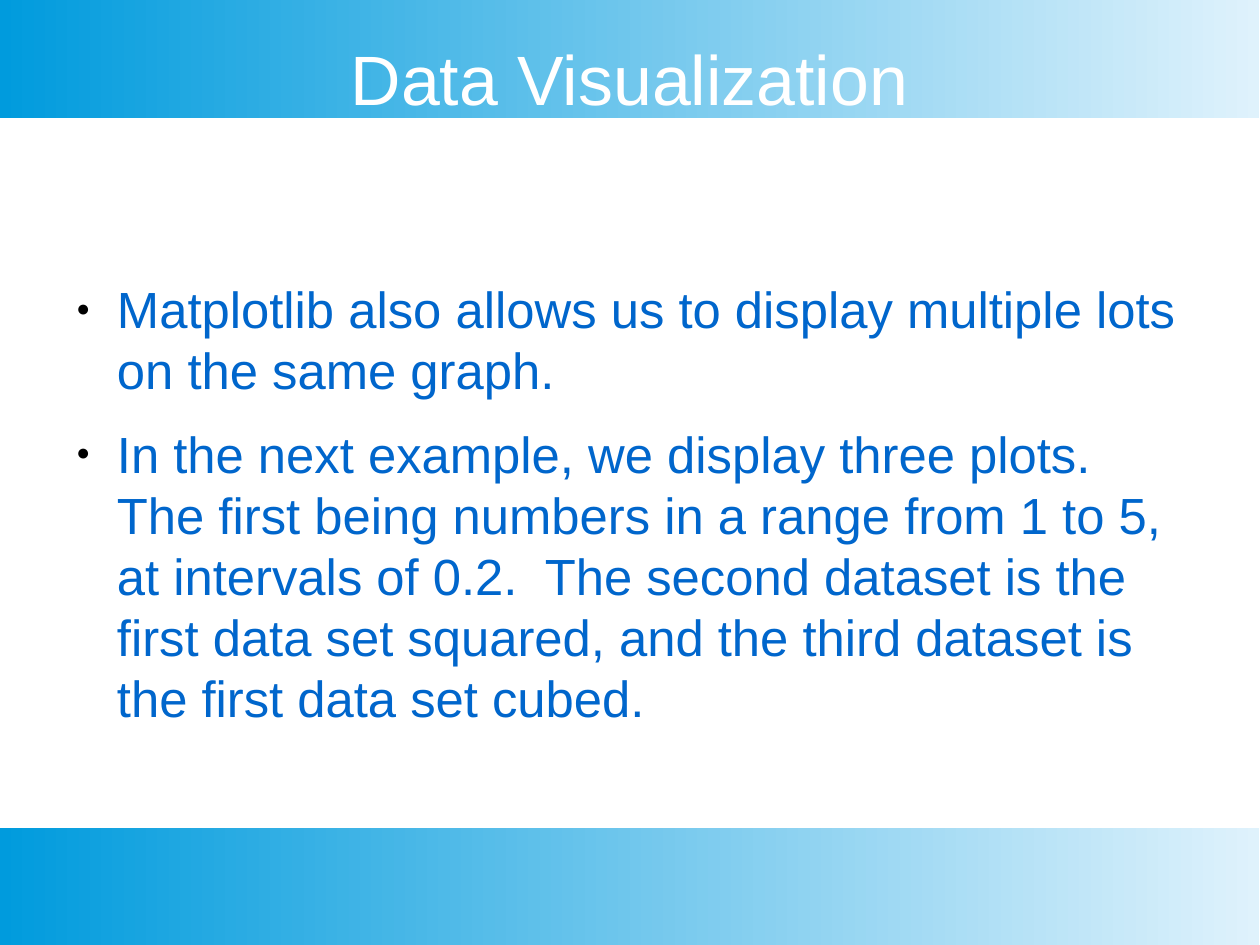
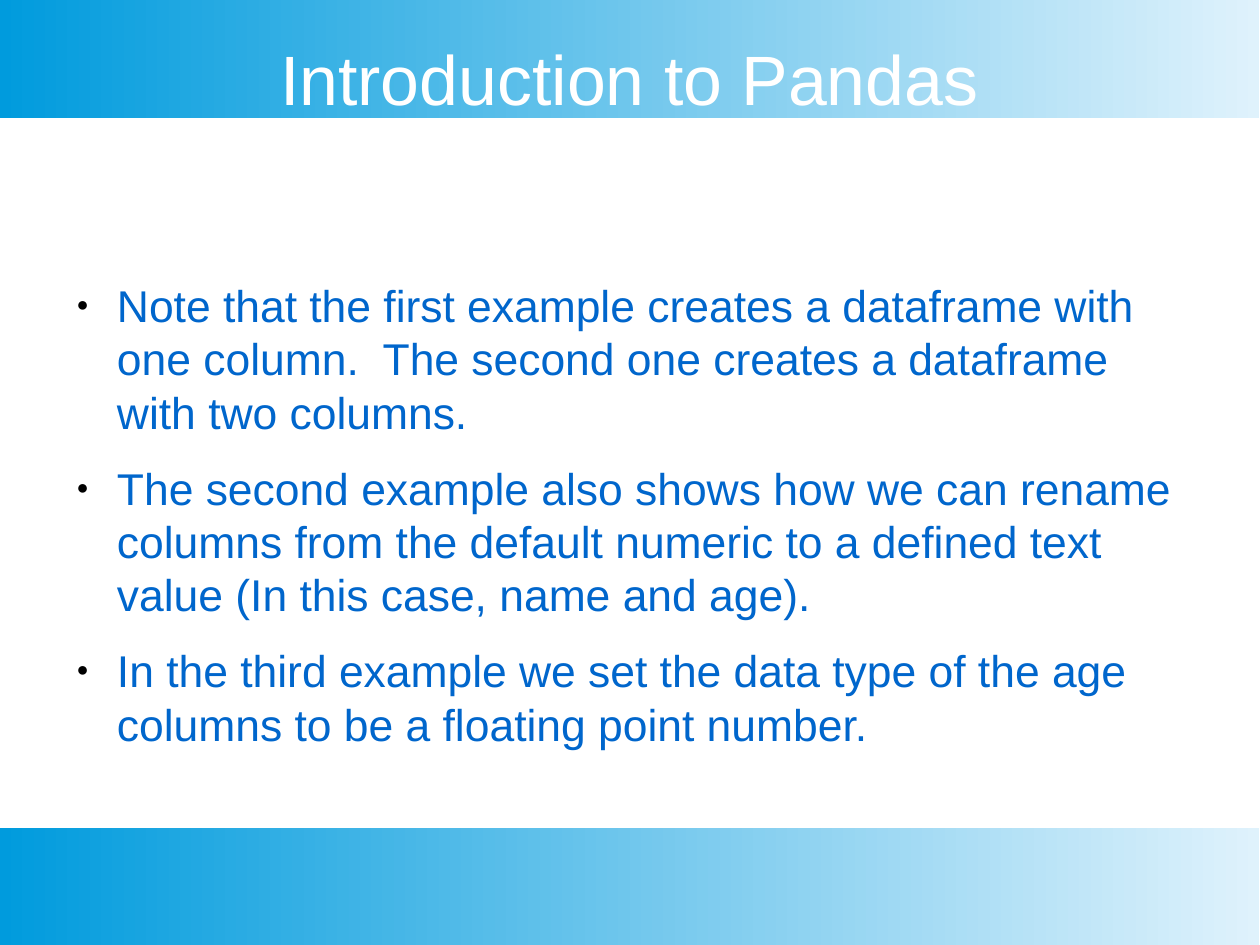
Before and after one commit to chankeypathak/CitiDataScience, a slide deck: slide 37 of marketanalyst/docs/Module 3.pptx (slide 23 before the commit). Drawn at 1260x945 pixels with LibreOffice and Linux fonts; fonts in the diff are those of the drawing. Boxes give left, top, right and bottom in pixels: in the first picture for what was removed or moved away, otherwise in the second. Text is boxed around its words. In the diff, an @@ line names an element or a change of style, - is before the commit and + after.

```diff
--- a/marketanalyst/docs/Module 3.pptx
+++ b/marketanalyst/docs/Module 3.pptx
@@ text at [280, 49, 979, 118]: text changed @@
-Data Visualization
+Introduction to Pandas
@@ text at [117, 289, 1171, 750]: text changed; size 32 to 28 pt @@
-● Matplotlib also allows us to display multiple lots on the same graph.
-● In the next example, we display three plots. The first being numbers in a range from 1 to 5, at intervals of 0.2. The second dataset is the first data set squared, and the third dataset is the first data set cubed.
+● Note that the first example creates a dataframe with one column. The second one creates a dataframe with two columns.
+● The second example also shows how we can rename columns from the default numeric to a defined text value (In this case, name and age).
+● In the third example we set the data type of the age columns to be a floating point number.
```
Also in this commit, not shown: 12 other slides changed, 53 slides added, 31 slides removed, 31 other files.
